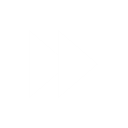
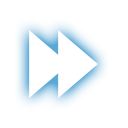
The second 128 x 128 image is a revision of the first. Changes to its layers:
showed group "Sources" (16 layers) over (x1=30, y1=30, x2=98, y2=99)
